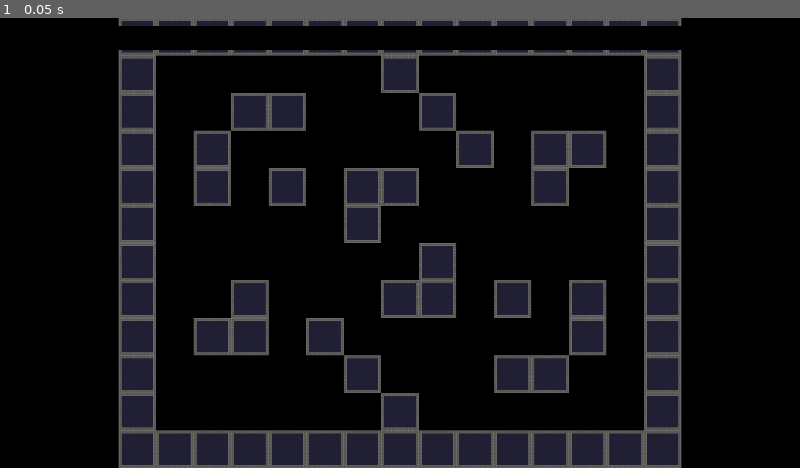
Above: before the commit, frame 1.
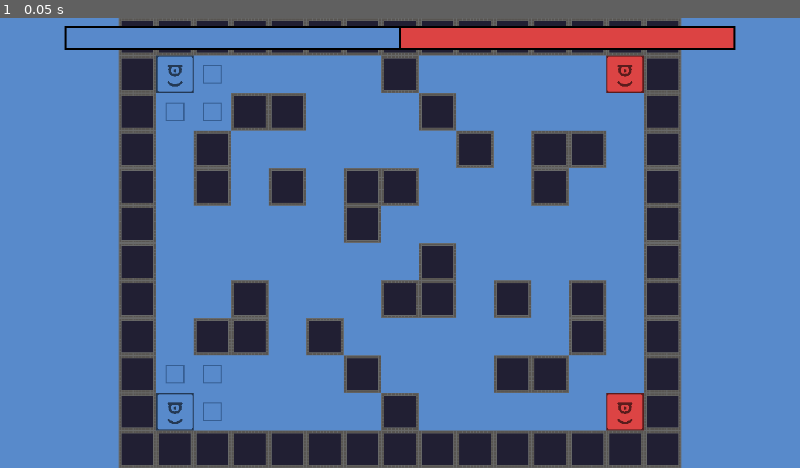
Above: after the commit, the same moment.

Repository: VoidScientist/Terrain-War
Game: Godot game, scene res://scenes/Game.tscn
The game is run twice, just before and just after one commit, with the same random seed, the same clock (stepped at 60 frames per second) and the same inputs.
Inputs:
- Up to frame 1 (0.05 s): no input

The runs differ from the first frame. In frame 1, 73% of the frame differs, in the area x 0-100%, y 0-100%.

Commit message:
i shall admit i have no clue what's going on anymore

Diff:
--- a/scenes/Game.tscn
+++ b/scenes/Game.tscn
@@ -24,6 +24,8 @@
 
 [node name="PlayerService" type="Node2D" parent="."]
 script = ExtResource( 6 )
+player_1_col = Color( 0.34902, 0.545098, 0.8, 1 )
+player_2_col = Color( 0.866667, 0.270588, 0.270588, 1 )
 
 [node name="Camera2D" type="Camera2D" parent="."]
 current = true
--- a/scripts/map.gd
+++ b/scripts/map.gd
@@ -55,7 +55,8 @@
 
 		check_isolated_area()
 
-		current_player = players.change_turn()
+		current_player = players.get_other()
+		print(current_player.tile_id)
 
 		update_ui()
 
@@ -80,11 +81,12 @@
 
 
 func update_ui() -> void:
-	clean_available()
 	show_available_position()
+
 	VisualServer.set_default_clear_color(current_player.color)
 
 	var gradient = players.get_players_gradient(max_score)
+
 	score_bar.get_texture().set_gradient(gradient)
 
 
@@ -113,15 +115,13 @@
 	return false
 
 
-func clean_available() -> void:
+func show_available_position() -> void:
 	var old_av_pos = get_used_cells_by_id(3)
 
 	for old_pos in old_av_pos:
 
 		set_cellv(old_pos, -1)
 
-
-func show_available_position() -> void:
 	var av_pos = 0
 
 	var cells = get_used_cells_by_id(current_player.tile_id)
@@ -139,7 +139,7 @@
 			av_pos += 1
 
 	if av_pos == 0 and not score["p1"] + score["p2"] >= max_score:
-		players.change_turn()
+		current_player = players.get_other()
 
 
 func check_isolated_area(prep_mode = false) -> void:
@@ -156,7 +156,8 @@
 
 			flood_fill.set_start_pos(Vector2(x, y))
 
-			var results = flood_fill.check_map(current_player.tile_id, 1-current_player.tile_id)
+			var enemy = players.get_other()
+			var results = flood_fill.check_map(current_player.tile_id, enemy.tile_id)
 			var success = results[0]
 			var history = results[1]
 
--- a/scripts/player_service.gd
+++ b/scripts/player_service.gd
@@ -7,18 +7,26 @@
 var players: Array
 var current: int
 
+var rand_gen: RandomNumberGenerator
+
 func _ready():
 	var player1 = Player.new("Player1", 0, player_1_col)
 	var player2 = Player.new("Player2", 1, player_2_col)
 
+	rand_gen = RandomNumberGenerator.new()
+	rand_gen.randomize()
+
 	players = [player1, player2]
 
 func randomize_turn():
-	var current = round(rand_range(0,1))
+	current = rand_gen.randi_range(0,1)
 	return players[current]
 
-func change_turn():
-	current = (current + 1) % 2
+func get_other():
+	print("enlo")
+	print(current)
+	current = (current+1)%2
+	print(current)
 	return players[current]
 
 func get_players():
@@ -28,7 +36,7 @@
 	var new_gradient = Gradient.new()
 	var color_1_range = (players[0].score - players[1].score) / float(max_score)
 
-	new_gradient.colors = PoolColorArray([player_1_col, player_2_col])
+	new_gradient.colors = PoolColorArray([players[0].color, players[1].color])
 	new_gradient.offsets = PoolRealArray([color_1_range, 0.5 + color_1_range])
 	new_gradient.set_interpolation_mode(new_gradient.GRADIENT_INTERPOLATE_CONSTANT)
 
